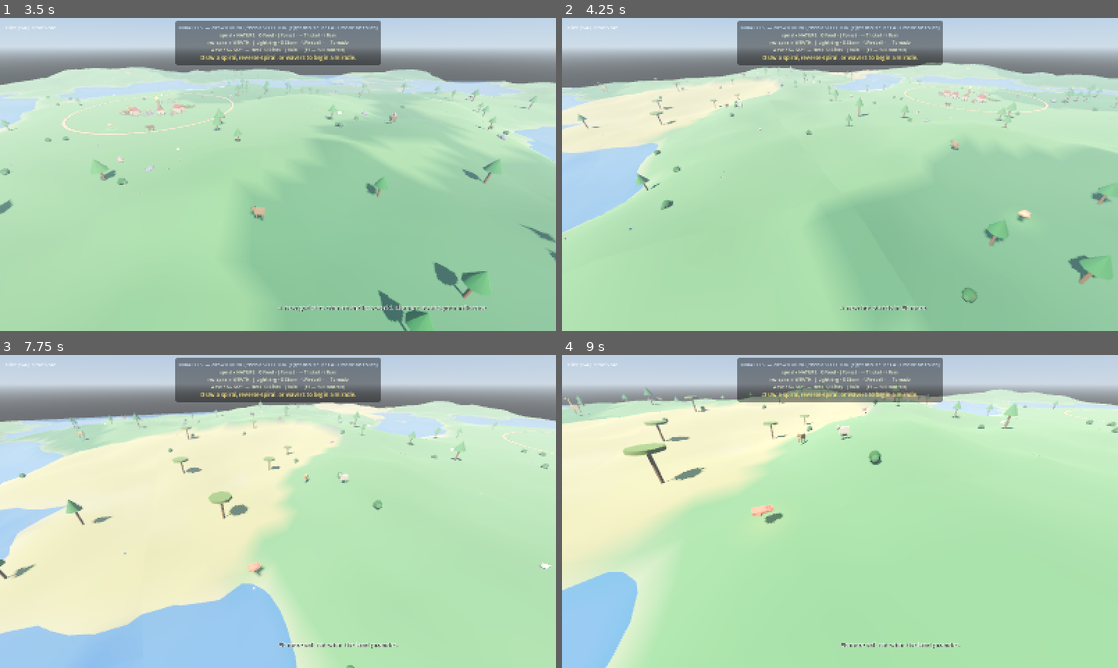
Above: before the commit, frames 1-4 (two rows, left to right).
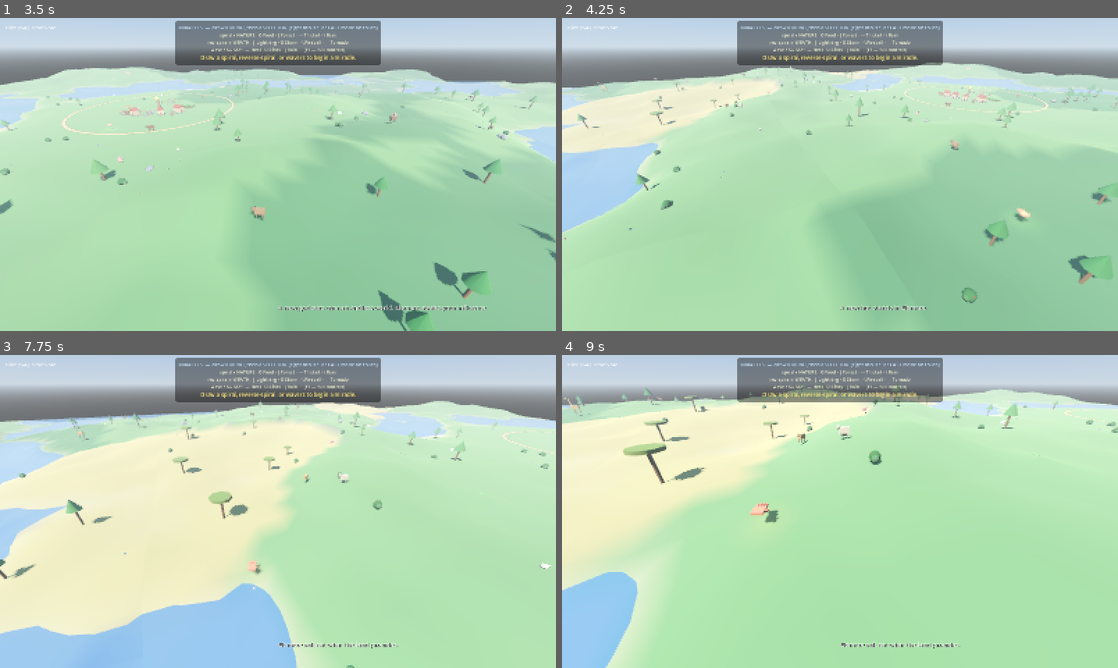
Above: after the commit, the same moments.

Repository: tjloman/tjloman
Game: Godot game, scene res://scenes/main.tscn
The game is run twice, just before and just after one commit, with the same random seed, the same clock (stepped at 60 frames per second) and the same inputs.
Inputs (mouse positions are in pixels of both pictures, inside the frame that each line leads up to):
- Up to frame 1 (3.5 s): move the mouse to (400, 158) at 0.52 s; hold Right 0.53-1.25 s; hold S (cam_back) 0.53-1.25 s; click (400, 158) at 0.67 s; drag from (166, 190) to (250, 237) at 1.27 s; move the mouse to (333, 105) at 2.02 s; hold Right 2.03-2.75 s; hold A (cam_left) 2.03-2.75 s; drag from (250, 237) to (111, 127) at 2.77 s
- Up to frame 2 (4.25 s): move the mouse to (1006, 221) at 3.52 s; hold Left from 3.53 s (still down); hold Q (cam_rotate_left) from 3.53 s (still down)
- Up to frame 3 (7.75 s): release Left at 4.25 s; release Q (cam_rotate_left) at 4.25 s; drag from (111, 464) to (194, 433) at 4.27 s; move the mouse to (305, 511) at 5.02 s; hold Down 5.03-5.75 s; hold 4 (diet_cannibal) 5.03-5.75 s; click (305, 511) at 5.17 s; drag from (194, 433) to (166, 527) at 5.77 s; move the mouse to (400, 495) at 6.52 s; hold Up 6.53-7.25 s; hold 2 (diet_omnivore) 6.53-7.25 s; drag from (166, 527) to (250, 574) at 7.27 s
- Up to frame 4 (9 s): move the mouse to (895, 442) at 8.02 s; hold Down 8.03-8.75 s; hold C (find_creature) 8.03-8.75 s; drag from (812, 574) to (673, 464) at 8.77 s

Frame 1 is identical in both runs. In frame 2, less than 0.1% of the frame differs, in the area x 81-85%, y 60-65%; in frame 3, less than 0.1%; in frame 4, 0.1%, in the area x 33-40%, y 47-54%.

Commit message:
Divine hand: rigging support and yaw-follow to the camera
- The hand now turns with the camera's heading (eased lerp_angle), staying
  palm-down B&W style so it reads right from any view angle. Position still
  tracks the cursor as before.
- A rigged hand model (hand.glb) gets a ModelAnimator that plays idle / grab
  (holding or dragging land) / cast (drawing a gesture) clips by hand state.
  No-op for the primitive hand or an unrigged model.

Co-Authored-By: Claude Opus 4.8 <noreply@anthropic.com>
Claude-Session: https://claude.ai/code/session_01NqBKfyc5c6bViy6kUi2S7P

Diff:
--- a/scripts/player/divine_hand.gd
+++ b/scripts/player/divine_hand.gd
@@ -78,6 +78,7 @@
 
 var _hand_material: StandardMaterial3D
 var _glow: OmniLight3D
+var _animator: ModelAnimator = null   # non-null only for a rigged hand model
 
 
 func _ready() -> void:
@@ -93,6 +94,7 @@
 	if custom != null:
 		add_child(custom)
 		_hand_material = null
+		_animator = ModelAnimator.create(custom)
 	else:
 		# One shared material so the whole hand recolors with the player's karma.
 		_hand_material = Util.mat(GameState.alignment_color())
@@ -146,6 +148,15 @@
 	var target := ground_point + Vector3(0, HOVER_HEIGHT, 0)
 	target.y += sin(Time.get_ticks_msec() / 400.0) * 0.08  # idle bob
 	global_position = global_position.lerp(target, minf(delta * 14.0, 1.0))
+
+	# Yaw-follow: the hand turns with the camera's heading (palm-down, B&W
+	# style), so it reads right from any angle. Eased so it swings, not snaps.
+	if camera_rig != null:
+		rotation.y = lerp_angle(rotation.y, camera_rig.rotation.y, minf(delta * 8.0, 1.0))
+
+	# A rigged hand model plays grab/cast/idle clips as the hand works.
+	if _animator != null:
+		_animator.play(_anim_state())
 
 	_pos_history.append(global_position)
 	if _pos_history.size() > 10:
@@ -497,3 +508,15 @@
 		miracles.select(_armed_menu, gesture)
 		_armed_menu = ""
 		_menu_timer = 0.0
+
+
+## The clip a rigged hand model plays for what the hand is doing now.
+func _anim_state() -> String:
+	match state:
+		HandState.HOLDING:
+			return "grab"
+		HandState.GESTURING:
+			return "cast"
+		HandState.DRAG_LAND:
+			return "grab"
+	return "idle"
